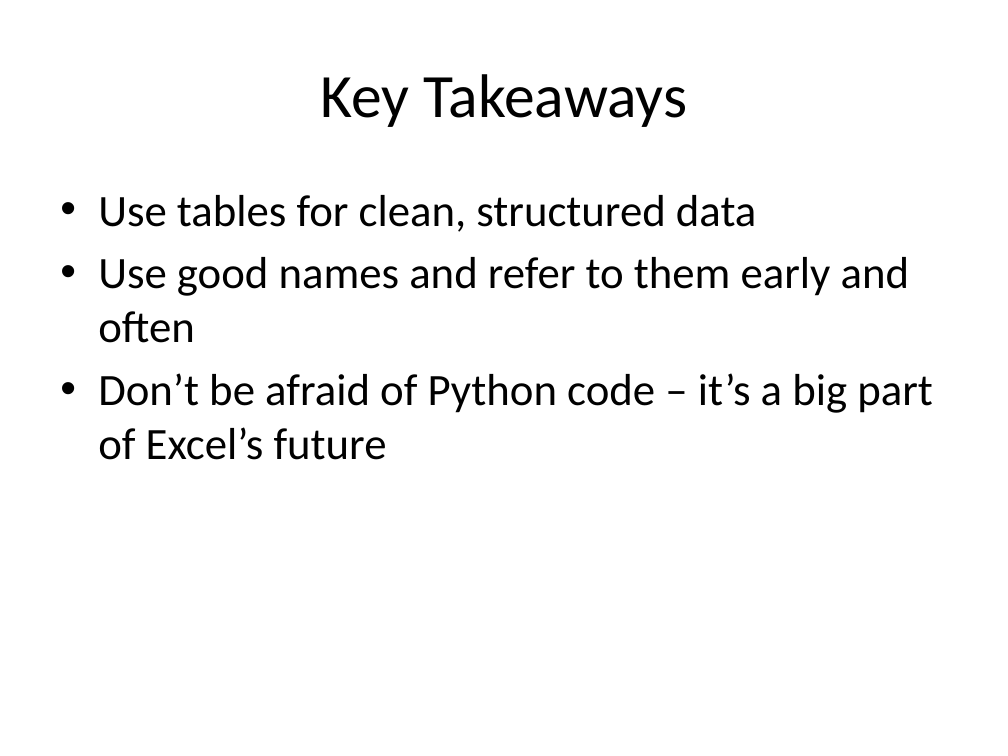
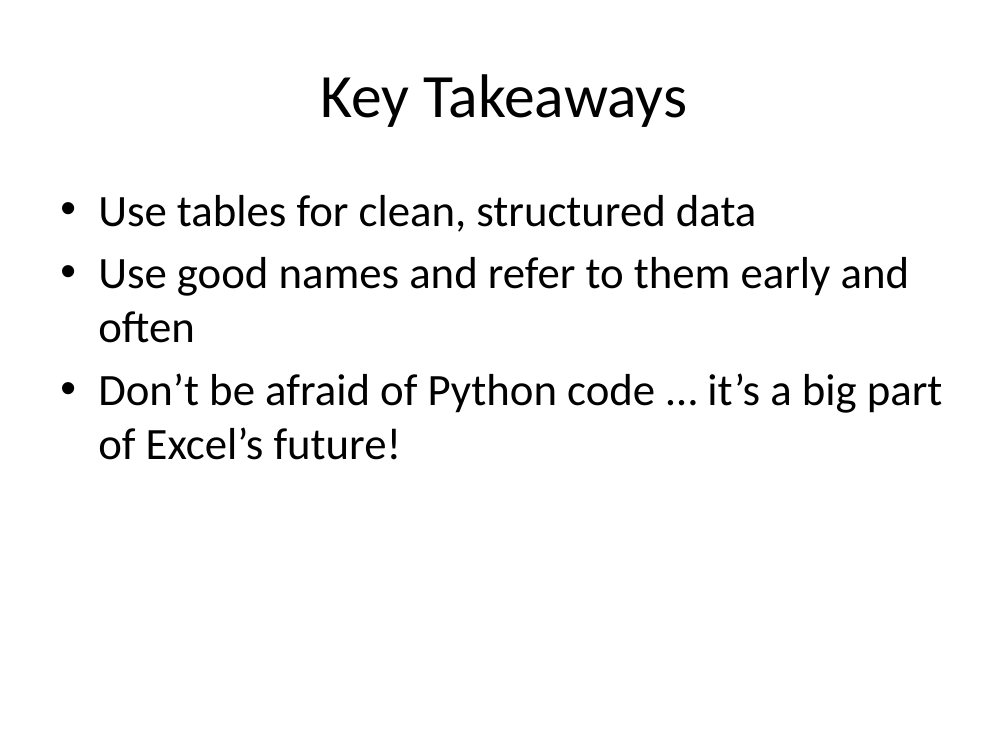
Before and after one commit to stringfestdata/ai-week-intro-copilot-excel, a slide deck: slide 7 of intro_copilot_excel.pptx. Drawn at 1008x756 pixels with LibreOffice and Linux fonts; fonts in the diff are those of the drawing. Boxes give left, top, right and bottom in pixels: in the first picture for what was removed or moved away, otherwise in the second. Text is boxed around its words. In the diff, an @@ line names an element or a change of style, - is before the commit and + after.

```diff
--- a/intro_copilot_excel.pptx
+++ b/intro_copilot_excel.pptx
@@ text at (98,373,943,460): text changed @@
-• Don’t be afraid of Python code – it’s a big part of Excel’s future
+• Don’t be afraid of Python code … it’s a big part of Excel’s future!
```
Also in this commit, not shown: 6 other slides changed, 2 other files.
